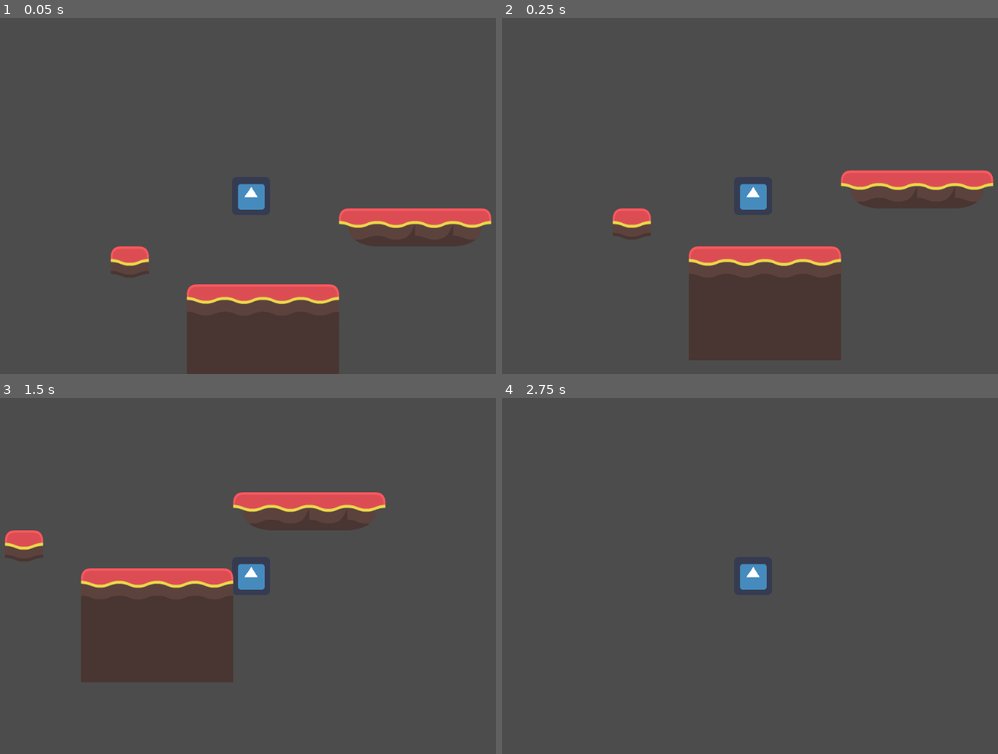
Above: before the commit, frames 1-4 (two rows, left to right).
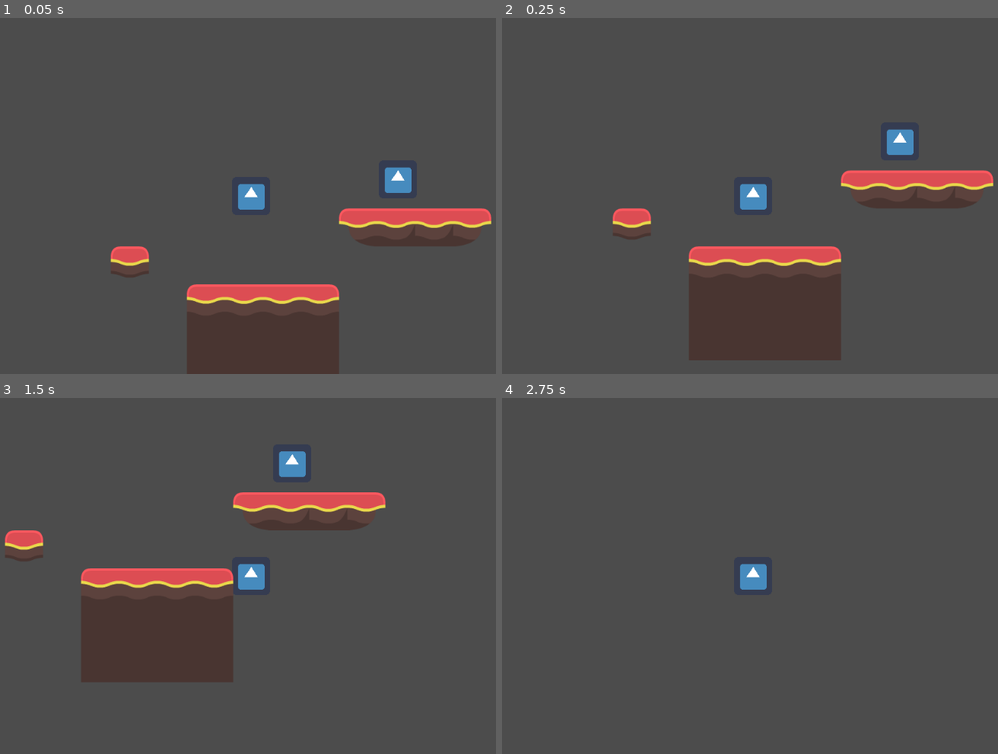
Above: after the commit, the same moments.

Repository: rhode2nh/Legacy_of_Rogue
Game: Godot game, scene res://Assets/Levels/Main.tscn
Same seed, same stepped clock (60 frames per second), same inputs: the game is played once before the commit and once after it. The engine's default icon, where the game draws it, is replaced by a stand-in: a white triangle on a blue panel in a dark square.
Inputs:
- Up to frame 1 (0.05 s): no input
- Up to frame 2 (0.25 s): no input
- Up to frame 3 (1.5 s): hold Right (ui_right) 0.53-1.28 s; hold Left (ui_left) from 1.28 s (still down)
- Up to frame 4 (2.75 s): release Left (ui_left) at 2.03 s; hold Right (ui_right) from 2.03 s (still down)

The runs differ from the first frame. In frame 1, 0.4% of the frame differs, in the area x 77-83%, y 41-50%; in frame 2, 0.4%; in frame 3, 0.4%, in the area x 56-62%, y 14-23%; in frame 4, nothing differs.

Commit message:
Added prototype enemy. It currently has health that decreases when hit with a projectile. When its health hits zero, it will be deleted from the scene aka 'die'.

Diff:
--- /dev/null
+++ b/Assets/Entities/Characters/*BaseEnemy/BaseEnemy.gd
@@ -0,0 +1,13 @@
+"""This contains all of the attributes that enemies will inherit."""
+
+extends "res://Assets/Entities/Characters/*BaseNPC/BaseNPC.gd"
+
+#TODO: Create damage variable for the projectile object.
+#TODO: What should all enemies inherit?
+func _on_BaseEnemy_area_entered(area):
+	if area.is_in_group("Projectiles"):
+		health -= 10
+		print('Health remaining: ', health)
+		area.queue_free()
+	if health <= 0:
+		queue_free()
--- /dev/null
+++ b/Assets/Entities/Characters/*BaseEnemy/BaseEnemy.tscn
@@ -0,0 +1,8 @@
+[gd_scene load_steps=3 format=2]
+
+[ext_resource path="res://Assets/Entities/Characters/*BaseNPC/BaseNPC.tscn" type="PackedScene" id=1]
+[ext_resource path="res://Assets/Entities/Characters/*BaseEnemy/BaseEnemy.gd" type="Script" id=2]
+
+[node name="BaseEnemy" instance=ExtResource( 1 )]
+script = ExtResource( 2 )
+[connection signal="area_entered" from="." to="." method="_on_BaseEnemy_area_entered"]
--- a/Assets/Entities/Characters/*BaseNPC/BaseNPC.gd
+++ b/Assets/Entities/Characters/*BaseNPC/BaseNPC.gd
@@ -1,3 +1,5 @@
+"""All NPCs will inherit the attributes of this class."""
+
 extends Area2D
 
 export var health = 100
--- a/Assets/Entities/Characters/BaseEnemy/BaseEnemy.tscn
+++ /dev/null
@@ -1,7 +0,0 @@
-[gd_scene load_steps=3 format=2]
-
-[ext_resource path="res://Assets/Entities/Characters/*BaseNPC/BaseNPC.tscn" type="PackedScene" id=1]
-[ext_resource path="res://Assets/Entities/Characters/BaseEnemy/BaseEnemy.gd" type="Script" id=2]
-
-[node name="BaseEnemy" index="0" instance=ExtResource( 1 )]
-script = ExtResource( 2 )
--- a/Assets/Entities/Characters/BaseEnemy/BaseEnemy.gd
+++ b/Assets/Entities/Characters/Enemies/Enemy0/Enemy0.gd
@@ -1,4 +1,4 @@
-extends "res://Assets/Entities/Characters/*BaseNPC/BaseNPC.gd"
+extends "res://Assets/Entities/Characters/*BaseEnemy/BaseEnemy.gd"
 
 # Declare member variables here. Examples:
 # var a = 2
--- /dev/null
+++ b/Assets/Entities/Characters/Enemies/Enemy0/Enemy0.tscn
@@ -0,0 +1,7 @@
+[gd_scene load_steps=3 format=2]
+
+[ext_resource path="res://Assets/Entities/Characters/*BaseEnemy/BaseEnemy.tscn" type="PackedScene" id=1]
+[ext_resource path="res://Assets/Entities/Characters/Enemies/Enemy0/Enemy0.gd" type="Script" id=2]
+
+[node name="Enemy0" index="0" instance=ExtResource( 1 )]
+script = ExtResource( 2 )
--- a/Assets/Entities/Projectile/Block.gd
+++ b/Assets/Entities/Projectile/Block.gd
@@ -6,6 +6,7 @@
 
 
 func _ready():
+	add_to_group("Projectiles")
 	if spawn.position.x < 0:
 		spawnNegative = true
 
--- a/Assets/Entities/Projectile/Block.tscn
+++ b/Assets/Entities/Projectile/Block.tscn
@@ -6,7 +6,7 @@
 [sub_resource type="RectangleShape2D" id=1]
 
 [node name="Block" type="Area2D" groups=[
-"blocks",
+"Projectiles",
 ]]
 script = ExtResource( 1 )
 bulletSpeed = 13
--- a/Assets/Levels/Main.tscn
+++ b/Assets/Levels/Main.tscn
@@ -1,7 +1,8 @@
-[gd_scene load_steps=3 format=2]
+[gd_scene load_steps=4 format=2]
 
 [ext_resource path="res://Assets/Entities/Characters/Player/Player.tscn" type="PackedScene" id=1]
 [ext_resource path="res://Assets/Levels/Scene1.tscn" type="PackedScene" id=2]
+[ext_resource path="res://Assets/Entities/Characters/Enemies/Enemy0/Enemy0.tscn" type="PackedScene" id=3]
 
 [node name="Main" type="Node"]
 
@@ -10,3 +11,7 @@
 
 [node name="Scene1" parent="." instance=ExtResource( 2 )]
 position = Vector2( 340, 410 )
+
+[node name="Enemy0" parent="." instance=ExtResource( 3 )]
+position = Vector2( 567, 105 )
+[connection signal="body_entered" from="Enemy0" to="Enemy0" method="_on_BaseEnemy_body_entered"]
